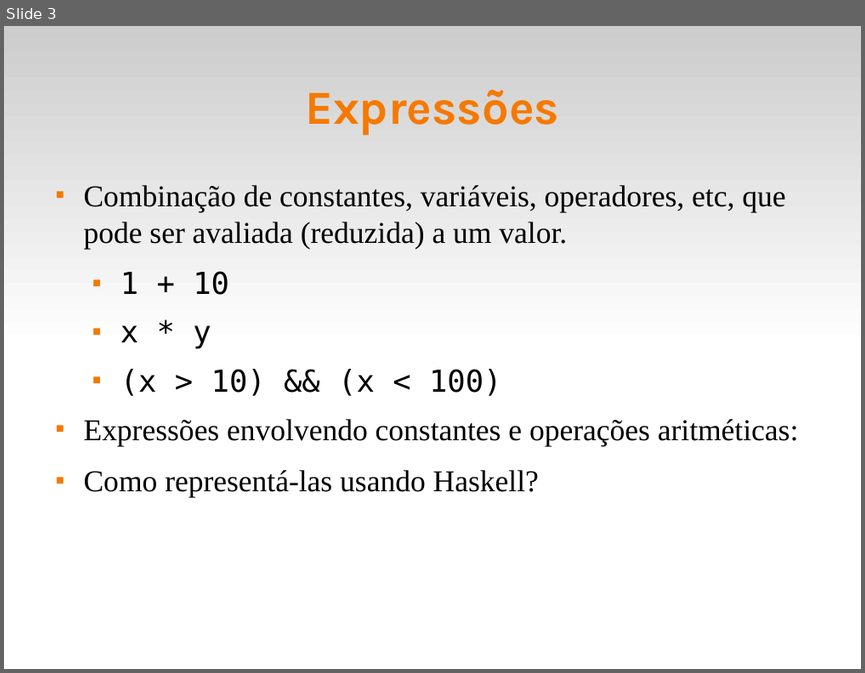
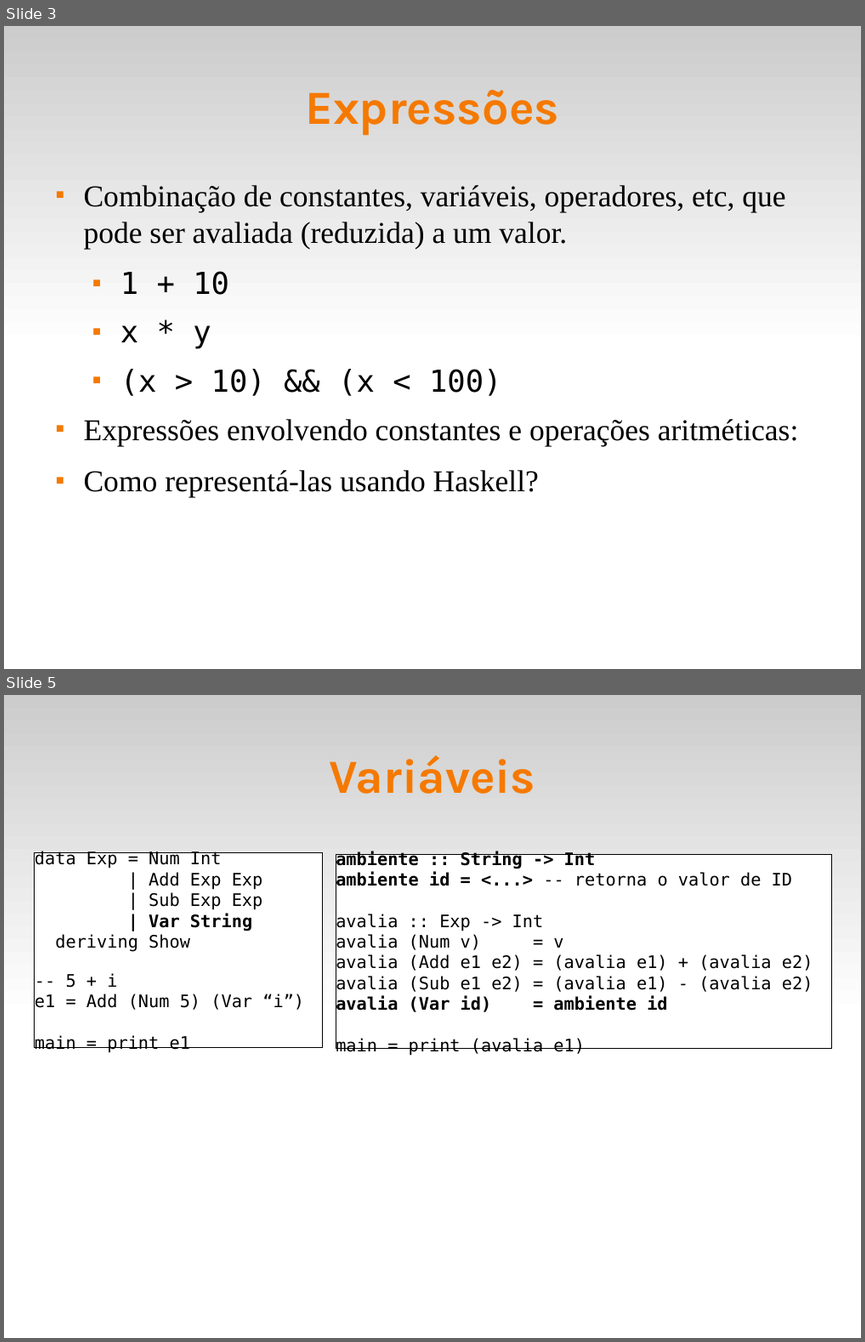
Before and after one commit to fsantanna-uerj/EDL, a slide deck: slides/edl-11-lang.odp. Shown one above the other, each under a label of ours: slide 3 before the commit, slides 3 and 5 after it; the slides between them are not shown. The pictures are 865x673 and 865x1342 pixels, drawn with LibreOffice and Linux fonts; fonts in the diff are those of the drawing. Boxes give left, top, right and bottom in pixels: in the first picture for what was removed or moved away, otherwise in the second. Text is boxed around its words. In the diff, an @@ line names an element or a change of style, - is before the commit and + after.

```diff
--- a/slides/edl-11-lang.odp
+++ b/slides/edl-11-lang.odp
@@ slide 5 added at <box>4,695,861,1338</box>, background #FFFFFF; not listed: 1 template element that a slide beside it also shows @@
@@ title added at <box>329,755,535,794</box>, 44 pt, text #F57900, bold @@
+Variáveis
@@ rectangle added at <box>35,853,323,1048</box>, fill #FFFFFF, outline #000000 0 pt, 16 pt, text #000000 @@
+data Exp = Num Int
+| Add Exp Exp
+| Sub Exp Exp
+| Var String
+deriving Show
+-- 5 + i
+e1 = Add (Num 5) (Var “i”)
+main = print e1
@@ rectangle added at <box>336,855,832,1049</box>, fill #FFFFFF, outline #000000 0 pt, 16 pt, text #000000 @@
+ambiente :: String -> Int
+ambiente id = <...> -- retorna o valor de ID
+avalia :: Exp -> Int
+avalia (Num v) = v
+avalia (Add e1 e2) = (avalia e1) + (avalia e2)
+avalia (Sub e1 e2) = (avalia e1) - (avalia e2)
+avalia (Var id) = ambiente id
+main = print (avalia e1)
```
Also in this commit, not shown: 1 slide changed, 3 other slides added, 1 slide removed, 2 other files.
